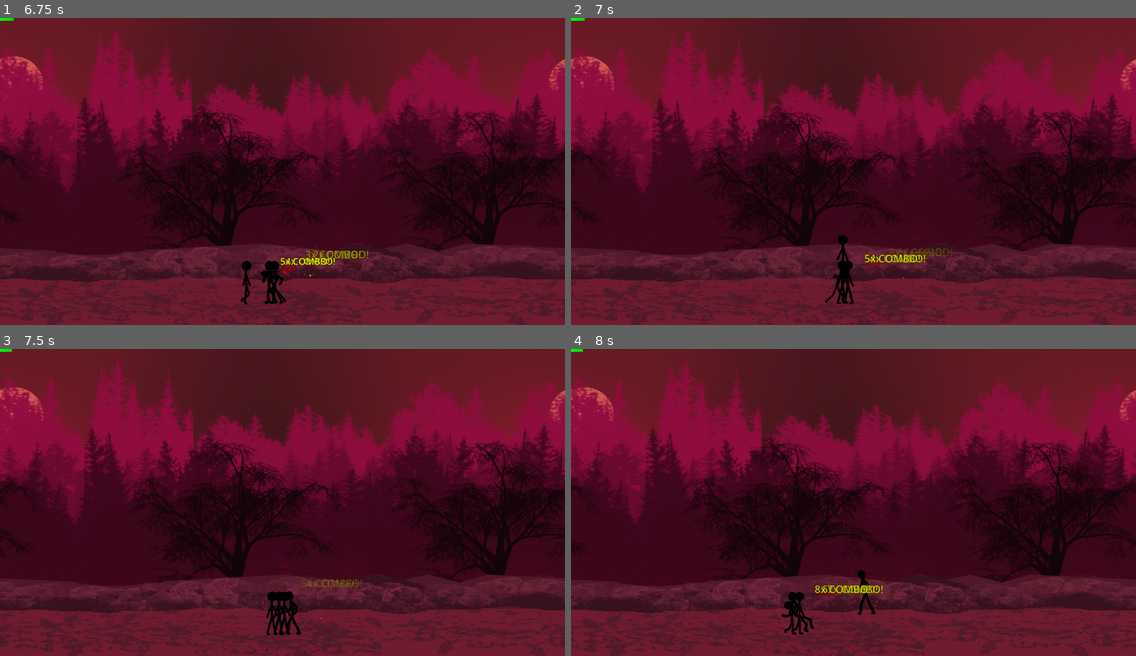
Above: before the commit, frames 1-4 (two rows, left to right).
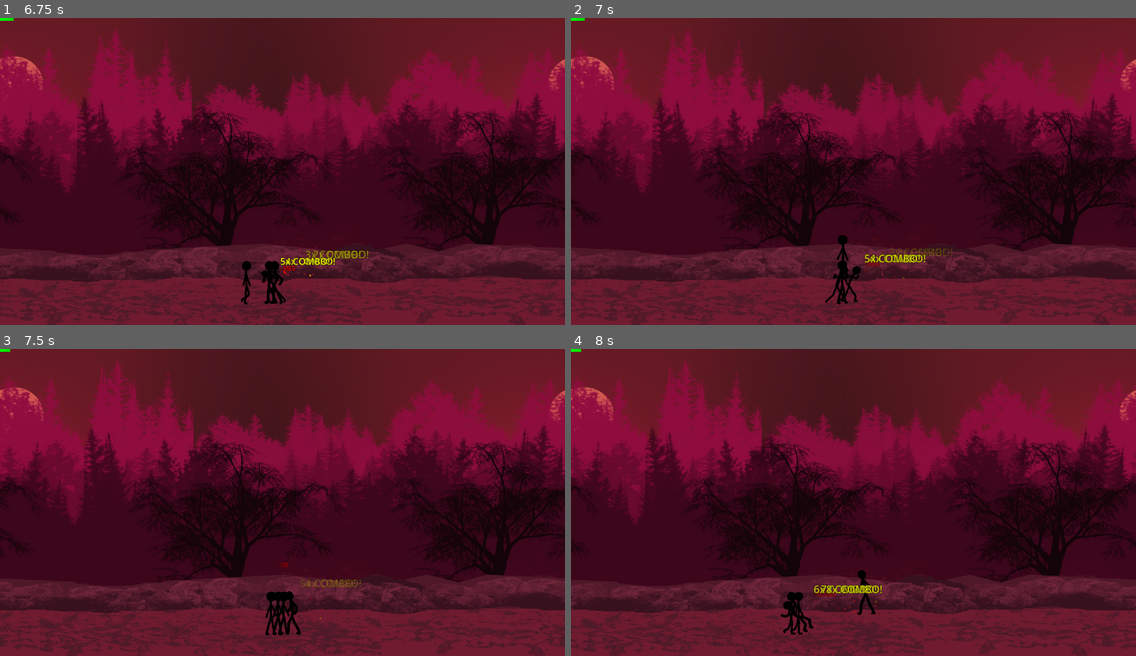
Above: after the commit, the same moments.

Repository: SUGANTH-V-27/stickman
Game: Godot game, scene res://scenes/main.tscn
The game is run twice, just before and just after one commit, with the same random seed, the same clock (stepped at 60 frames per second) and the same inputs.
Inputs:
- Up to frame 1 (6.75 s): tap Enter at 0.5 s; hold Space (attack) 0.53-1.28 s; hold Right (ui_right) 0.53-2.03 s; tap Up (ui_up) at 0.77, 1.52, 3.02, 3.77, 4.52, 6.02 s; tap K (kick) at 0.8, 1.35, 2.3, 2.85, 3.8, 4.35, 5.3, 5.85 s; tap Space (attack) every 1.5 s from 1.55 to 6.05 s; hold Left (ui_left) 2.03-2.78 s; hold Space (attack) 2.03-2.78 s; hold Right (ui_right) 2.78-4.28 s; hold Space (attack) 3.53-4.28 s; hold Left (ui_left) 4.28-5.03 s; hold Right (ui_right) 5.03-5.78 s; hold Space (attack) 5.03-5.78 s; hold Left (ui_left) from 5.78 s (still down); hold Space (attack) from 6.53 s (still down)
- Up to frame 2 (7 s): keep holding Left (ui_left); keep holding Space (attack); tap Up (ui_up) at 6.77 s; tap K (kick) at 6.8 s
- Up to frame 3 (7.5 s): release Left (ui_left) at 7.28 s; release Space (attack) at 7.28 s; hold Right (ui_right) from 7.28 s (still down); tap K (kick) at 7.35 s
- Up to frame 4 (8 s): keep holding Right (ui_right); tap Up (ui_up) at 7.52 s; tap Space (attack) at 7.55 s

Frame 1 is identical in both runs. In frame 2, 0.2% of the frame differs, in the area x 47-52%, y 79-94%; in frame 3, 1.7%; in frame 4, 2.0%, in the area x 0-100%, y 0-100%.

Commit message:
fixed some bugs of enemy not attacking after sometime

Diff:
--- a/scenes/enemy.gd
+++ b/scenes/enemy.gd
@@ -139,6 +139,8 @@
 
 	state = State.IDLE
 	sprite.play("idle")
+	await get_tree().create_timer(attack_cooldown).timeout
+	can_attack = true
 
 # ------------------------------------------------
 
